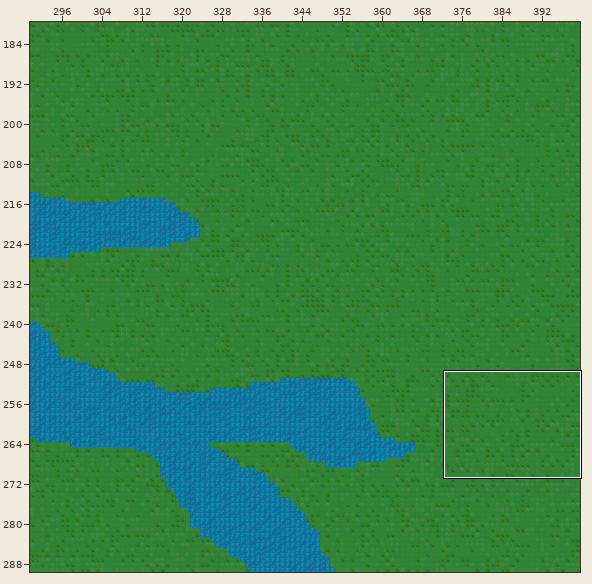
Level history. Tiled map: core/assets/RiverMap.tmx. Above, an overview of the earlier version with the close-up marked.
Close-up. As it was:
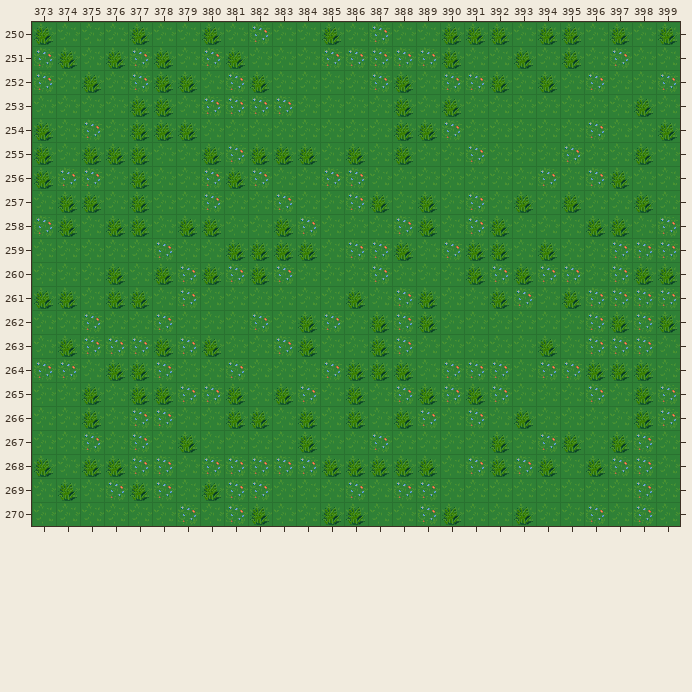
Cells are 32x32 px. Shown: x 373..399, y 250..270. The commit also changed other parts of the map, which this record leaves out.
Once edited:
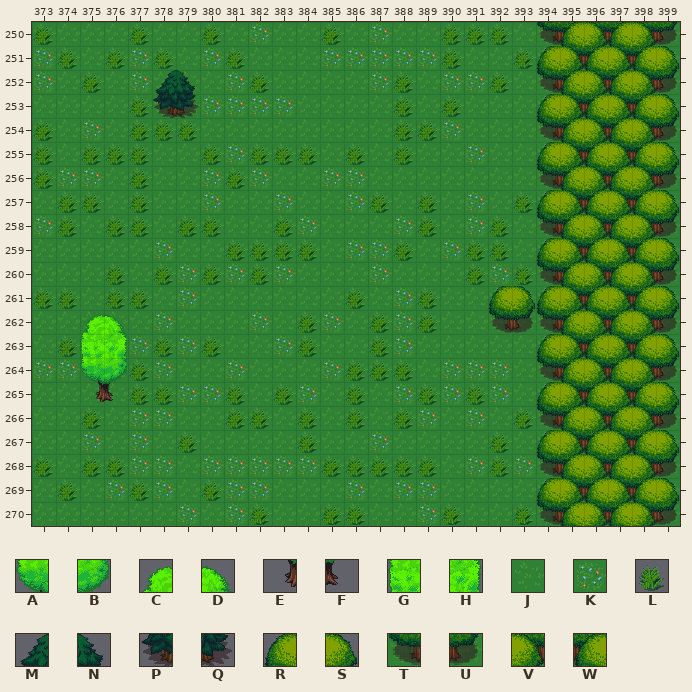
Key: from "32x32_map_tile v3.1 [MARGINLES": A 276, B 277, C 278, D 279, E 299, F 300, G 301, H 302; from "forest_tiles": J 0, K 1, L 45, M 96, N 97, P 112, Q 113, R 128, S 129, T 144, U 145, V 160, W 161.
_ is an empty cell.
See-through tiles are keyed as they look on the map.
Edits made:
Layer "Tile Layer 1":
y 250: x 394..399 LLJLJL -> TWVWVU
y 251: x 394..399 JLJKJJ -> RVWVWS
y 252: x 378..379 LL -> MN; x 394..399 LJKJJK -> TWVWVU
y 253: x 378..379 LJ -> PQ; x 394..399 JJJJLJ -> RVWVWS
y 254: x 394..399 JJKJJL -> TWVWVU
y 255: x 394..399 JKJJLJ -> RVWVWS
y 256: x 394..399 KJKLJJ -> TWVWVU
y 257: x 394..399 JLJJLJ -> RVWVWS
y 258: x 394..399 JJLLJK -> TWVWVU
y 259: x 394..399 LJJKKK -> RVWVWS
y 260: x 394..399 KKJKLL -> TWVWVU
y 261: x 392..399 LKJLKKKK -> RSRVWVWS
y 262: x 375..376 KJ -> CD; x 392..399 JJJJKLKL -> TUTWVWVU
y 263: x 375..376 KK -> GH; x 394..399 LJKKKJ -> RVWVWS
y 264: x 375..376 JL -> AB; x 394..399 KKLLLJ -> TWVWVU
y 265: x 375..376 LJ -> EF; x 394..399 JJKJLK -> RVWVWS
y 266: x 394..399 JJJJLK -> TWVWVU
y 267: x 394..399 KLJLKJ -> RVWVWS
y 268: x 394..399 LJLKKJ -> TWVWVU
y 269: x 394..399 JJJJKJ -> RVWVWS
y 270: x 394..399 JJKJKJ -> TWVWVU
Pixel boxes of the changes (left, top, right, bottom) in both close-ups:
changed: (488, 22, 680, 526)
changed: (153, 70, 199, 118)
changed: (80, 312, 127, 405)
